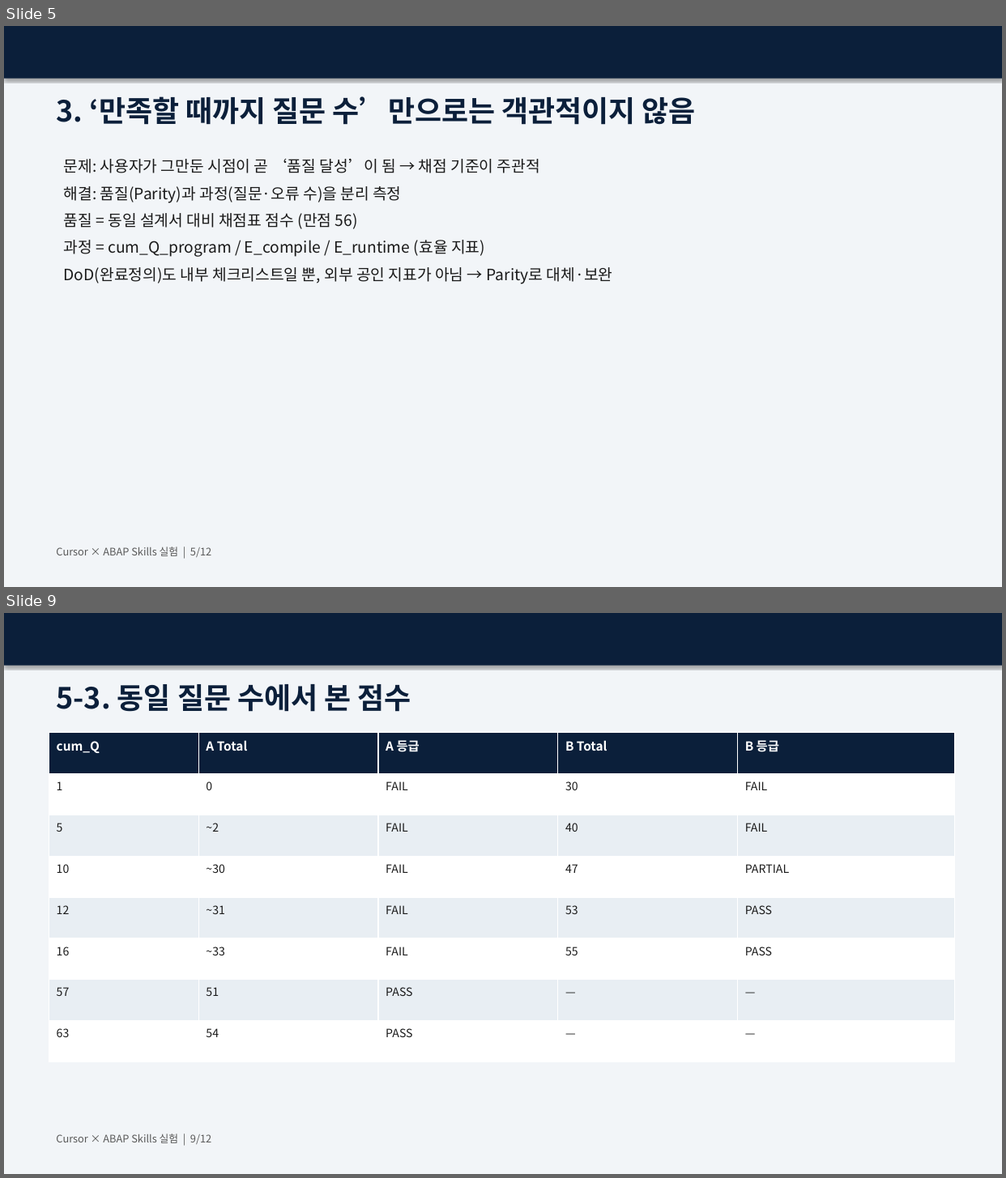
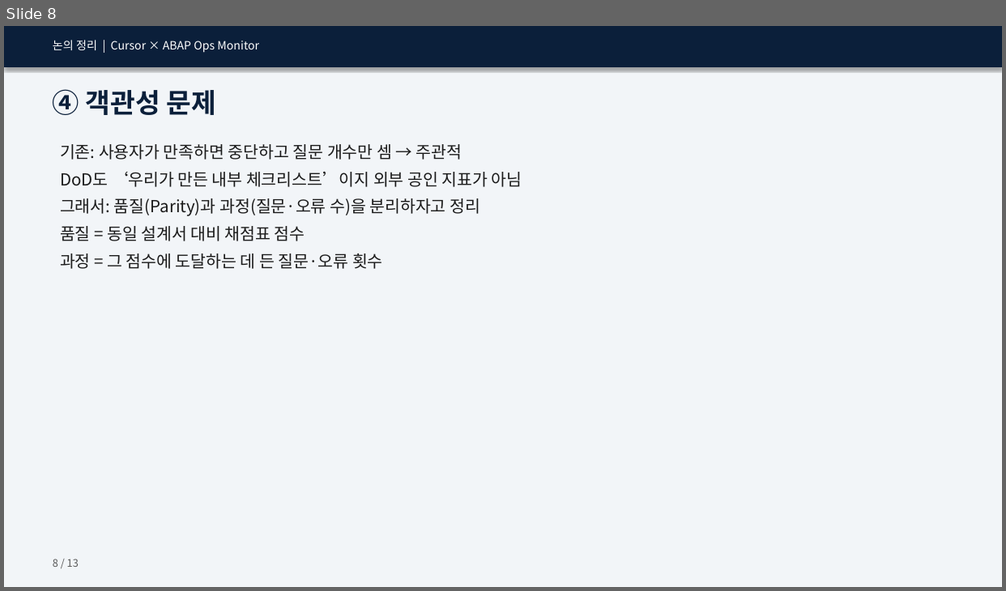
Before and after one commit to hyosungitx00/AI, a slide deck: docs/report/Cursor_ABAP_Skills_Parity_발표자료.pptx. Shown one above the other, each under a label of ours: slides 5 and 9 before the commit, slide 8 after it; the slides between them are not shown. The pictures are 1006x1178 and 1006x591 pixels, drawn with LibreOffice and Linux fonts; fonts in the diff are those of the drawing. Boxes give left, top, right and bottom in pixels: in the first picture for what was removed or moved away, otherwise in the second. Text is boxed around its words. In the diff, an @@ line names an element or a change of style, - is before the commit and + after.

```diff
--- a/docs/report/Cursor_ABAP_Skills_Parity_발표자료.pptx
+++ b/docs/report/Cursor_ABAP_Skills_Parity_발표자료.pptx
@@ slide 9 removed at <box>4,613,1002,1174</box>, background #FFFFFF @@
@@ rectangle removed at <box>4,613,1002,1174</box> @@
@@ rectangle removed at <box>4,613,1002,666</box> @@
@@ text removed at <box>56,684,411,712</box> @@
-5-3. 동일 질문 수에서 본 점수
@@ table removed at <box>49,733,955,1063</box>, 8 rows, 5 columns @@
-cum_Q | A Total | A 등급 | B Total | B 등급
-1 | 0 | FAIL | 30 | FAIL
-5 | ~2 | FAIL | 40 | FAIL
-10 | ~30 | FAIL | 47 | PARTIAL
-12 | ~31 | FAIL | 53 | PASS
-16 | ~33 | FAIL | 55 | PASS
-57 | 51 | PASS | — | —
-63 | 54 | PASS | — | —
@@ text removed at <box>56,1134,211,1144</box> @@
-Cursor × ABAP Skills 실험 | 9/12
@@ what was slide 5 is now slide 8 @@
@@ slide 8 changed as well @@
@@ rectangle: place and size @@
-rectangle at <box>4,26,1002,79</box>
+rectangle at <box>4,26,1002,67</box>
@@ text at <box>53,40,259,53</box>: text changed; size 28 to 11 pt; text colour #0B1F3A to #FFFFFF; bold off @@
-3. ‘만족할 때까지 질문 수’만으로는 객관적이지 않음
+논의 정리 | Cursor × ABAP Ops Monitor
@@ text added at <box>53,89,215,115</box>, 26 pt, text #0B1F3A, bold @@
+④ 객관성 문제
@@ text at <box>60,144,522,269</box>: text changed; size 15 to 16 pt @@
-문제: 사용자가 그만둔 시점이 곧 ‘품질 달성’이 됨 → 채점 기준이 주관적
-해결: 품질(Parity)과 과정(질문·오류 수)을 분리 측정
-품질 = 동일 설계서 대비 채점표 점수 (만점 56)
-과정 = cum_Q_program / E_compile / E_runtime (효율 지표)
-DoD(완료정의)도 내부 체크리스트일 뿐, 외부 공인 지표가 아님 → Parity로 대체·보완
+기존: 사용자가 만족하면 중단하고 질문 개수만 셈 → 주관적
+DoD도 ‘우리가 만든 내부 체크리스트’이지 외부 공인 지표가 아님
+그래서: 품질(Parity)과 과정(질문·오류 수)을 분리하자고 정리
+품질 = 동일 설계서 대비 채점표 점수
+과정 = 그 점수에 도달하는 데 든 질문·오류 횟수
@@ text added at <box>53,559,79,567</box>, 10 pt, text #5A5A5A @@
+8 / 13
@@ text removed at <box>56,547,211,557</box> @@
-Cursor × ABAP Skills 실험 | 5/12
```
Also in this commit, not shown: 1 other slide changed, 11 slides added, 9 other slides removed, 2 other files.
